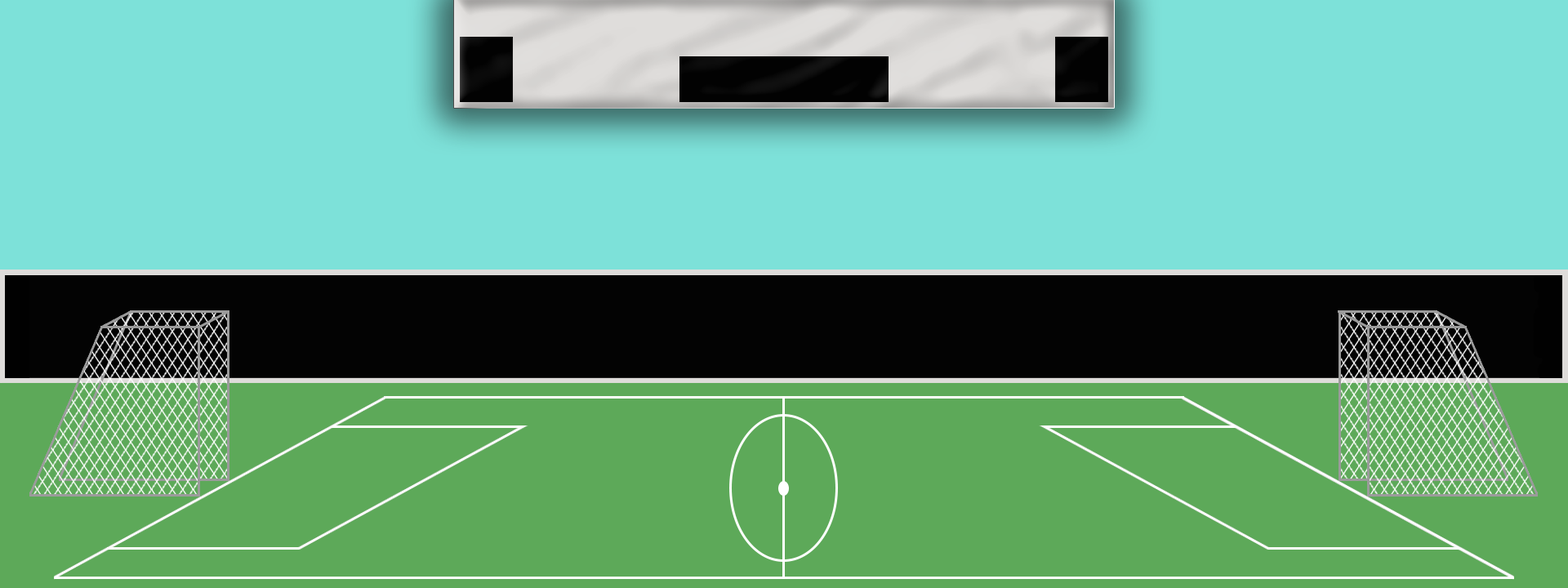
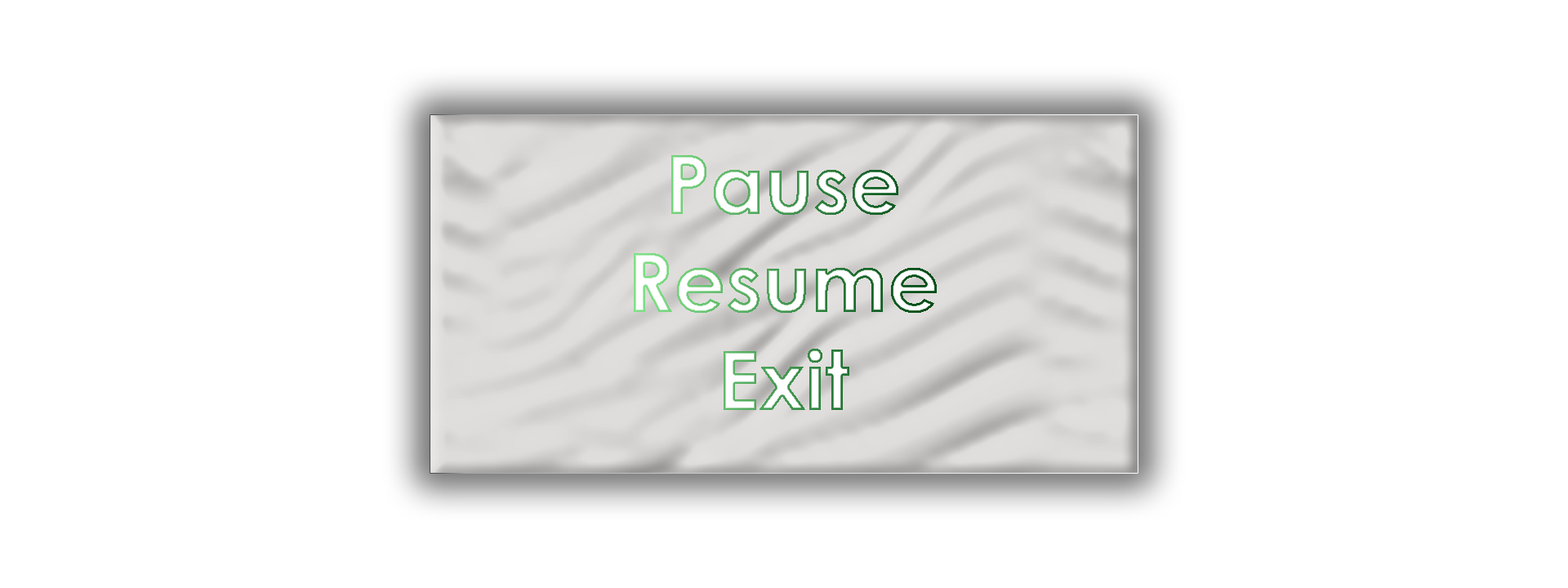
Layered file, before and after one edit (1568x588). Changes by layer:
added group "Neccessary" with 6 layers above "Unneccessary" over (x1=0, y1=0, x2=1568, y2=588)
added layer "Pause" in group "Neccessary" over (x1=382, y1=66, x2=1186, y2=522)
hid "Banner Final", moved it into group "Neccessary" over (x1=405, y1=0, x2=1163, y2=156)
hid "GoalFront", moved it into group "Neccessary" over (x1=29, y1=310, x2=1538, y2=497)
moved "Lines" into group "Unneccessary" over (x1=53, y1=395, x2=1515, y2=580)
moved "Banner" (1st of 2, in "Unneccessary") into group "Unneccessary" over (x1=405, y1=0, x2=1163, y2=156)
hid group "Goals" (3 layers), moved it into group "Unneccessary" over (x1=29, y1=310, x2=1539, y2=497)
hid "GoalBack" over (x1=200, y1=312, x2=1368, y2=482)
moved "Flattened" into group "Unneccessary" over (x1=0, y1=0, x2=1568, y2=588)
removed layer "Background" over (x1=0, y1=0, x2=1568, y2=588)
